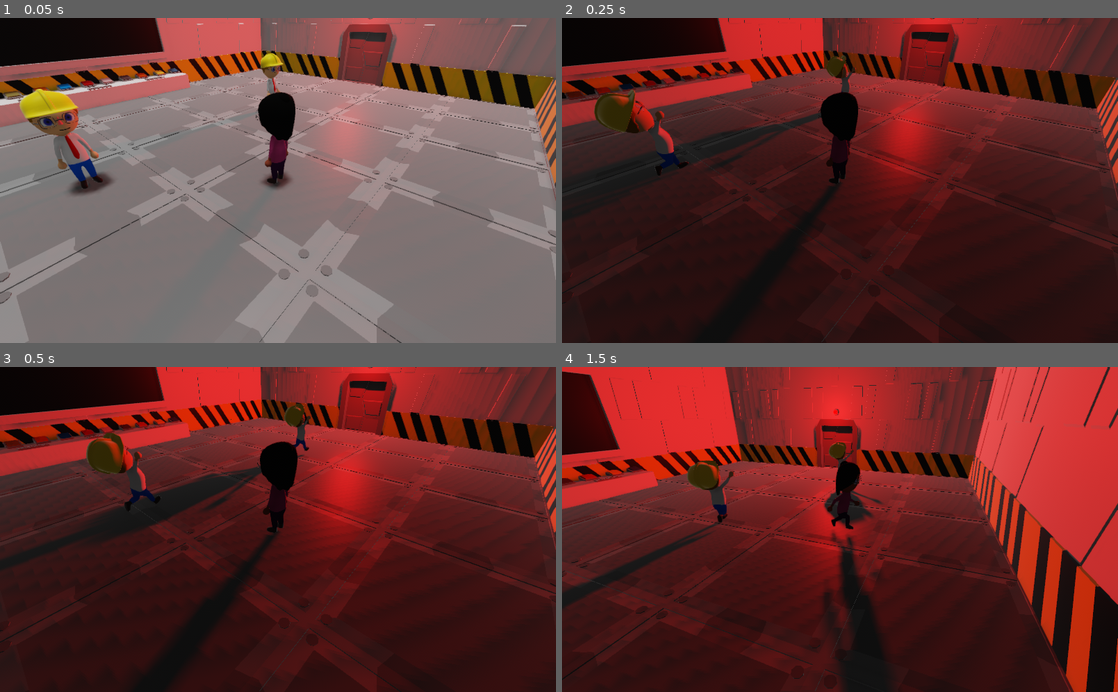
Above: before the commit, frames 1-4 (two rows, left to right).
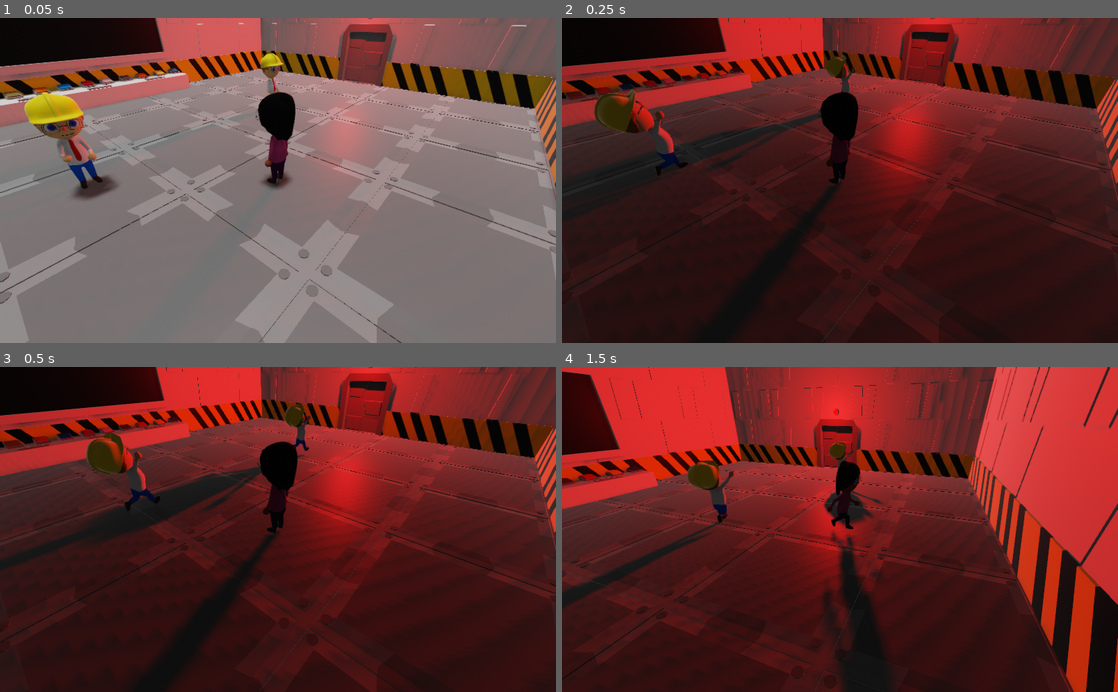
Above: after the commit, the same moments.

Repository: smallcluster/VolcanoJuice
Game: Godot game, scene res://niveaux/control_room.tscn
Same seed, same stepped clock (60 frames per second), same inputs: the game is played once before the commit and once after it. The project has no main scene, so this scene is started directly.
Inputs:
- Up to frame 1 (0.05 s): no input
- Up to frame 2 (0.25 s): no input
- Up to frame 3 (0.5 s): no input
- Up to frame 4 (1.5 s): tap Enter (ui_accept) at 0.5, 0.77 s; hold Right (ui_right) 0.53-1.28 s; hold Down (ui_down) from 1.28 s (still down)

The runs differ from the first frame. In frame 1, 1.4% of the frame differs, in the area x 3-22%, y 14-56%; in frame 2, nothing differs; in frame 3, nothing differs; in frame 4, nothing differs.

Commit message:
Update control_room.tscn

Diff:
--- a/src/niveaux/control_room.tscn
+++ b/src/niveaux/control_room.tscn
@@ -342,6 +342,15 @@
 [node name="pnj" parent="pnjs" instance=ExtResource( 2 )]
 transform = Transform( 1, 0, 0, 0, 1, 0, 0, 0, 1, -1.70418, 0.00150192, 0.838623 )
 
+[node name="perso" parent="pnjs/pnj" index="0"]
+idle_anim = 1
+
+[node name="BoneAttachment" parent="pnjs/pnj/perso/Armature/Skeleton" index="0"]
+transform = Transform( -0.99999, 0.00413879, 0.00125252, 0.00432425, 0.957115, 0.289674, 1.09058e-07, 0.289677, -0.957124, 0.00177883, 0.747457, 0.10832 )
+
+[node name="BoneAttachment2" parent="pnjs/pnj/perso/Armature/Skeleton" index="1"]
+transform = Transform( -0.99999, 0.00413879, 0.00125252, 0.00432425, 0.957115, 0.289674, 1.09058e-07, 0.289677, -0.957124, 0.00177883, 0.747457, 0.10832 )
+
 [node name="pnj2" parent="pnjs" instance=ExtResource( 2 )]
 transform = Transform( 1, 0, 0, 0, 1, 0, 0, 0, 1, 2.61989, 0.00150192, 0.608866 )
 
@@ -593,4 +602,6 @@
 [connection signal="panique" from="." to="pnjs/pnj" method="_on_world_panique"]
 [connection signal="panique" from="." to="pnjs/pnj2" method="_on_world_panique"]
 
+[editable path="pnjs/pnj"]
+[editable path="pnjs/pnj/perso"]
 [editable path="alarm"]
